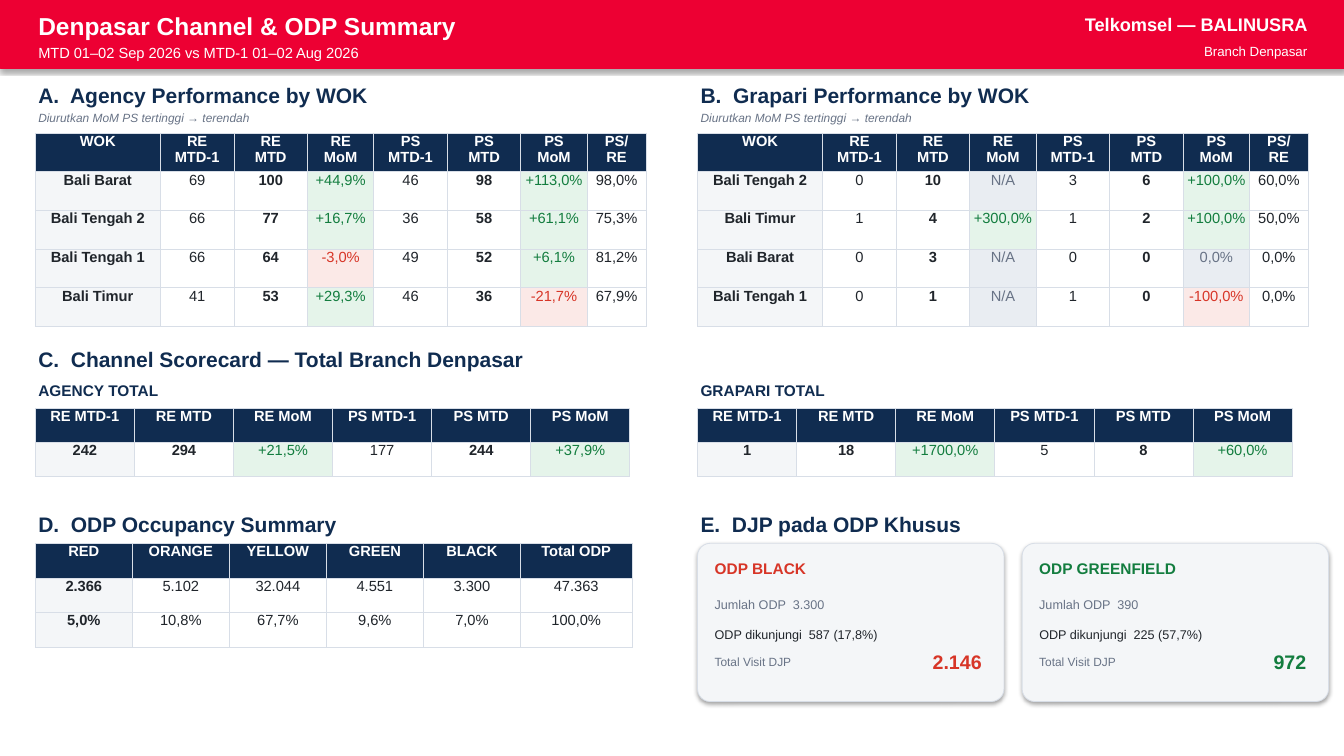
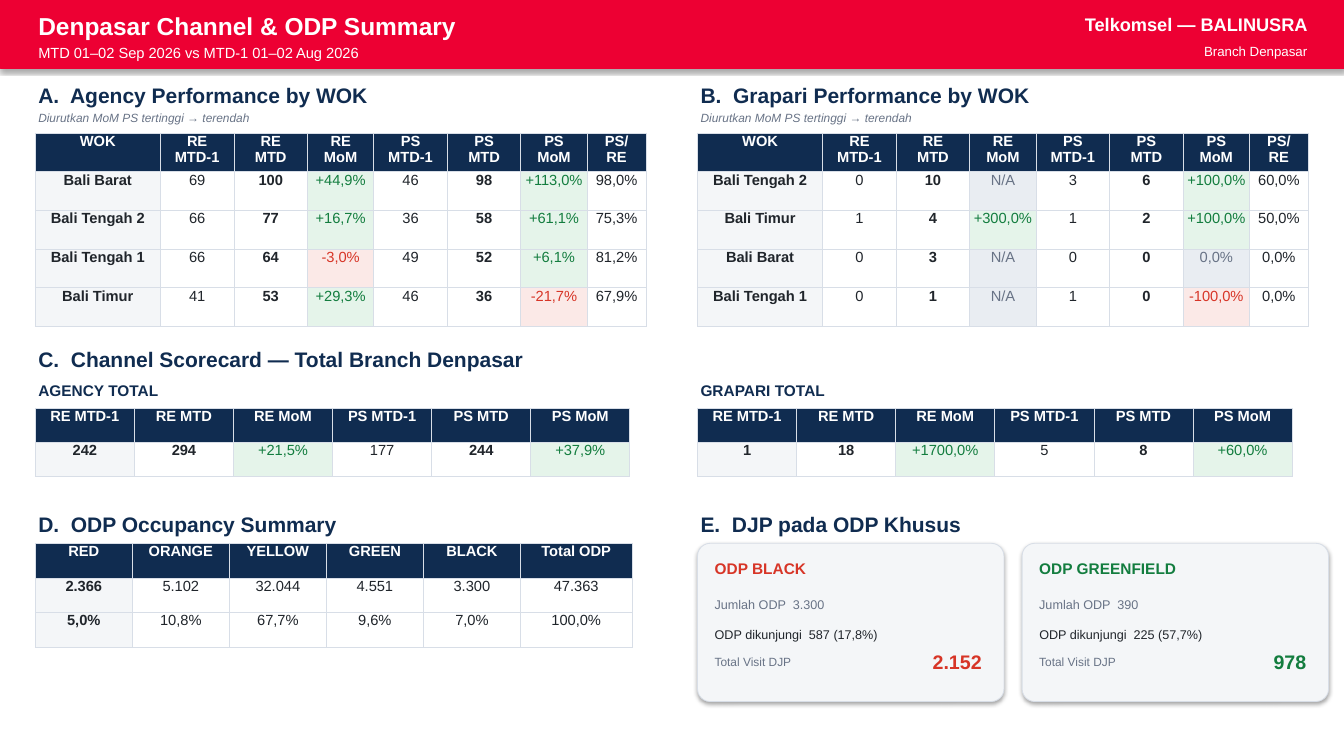
Before and after one commit to linktreehhbalnus-eng/wow_balnus, a slide deck: slide 3 of reports/BRANCH_DENPASAR_PERFORMANCE_SUMMARY_20260902_INARA.pptx. Drawn at 1344x756 pixels with LibreOffice and Linux fonts; fonts in the diff are those of the drawing. Boxes give left, top, right and bottom in pixels: in the first picture for what was removed or moved away, otherwise in the second. Text is boxed around its words. In the diff, an @@ line names an element or a change of style, - is before the commit and + after.

```diff
--- a/reports/BRANCH_DENPASAR_PERFORMANCE_SUMMARY_20260902_INARA.pptx
+++ b/reports/BRANCH_DENPASAR_PERFORMANCE_SUMMARY_20260902_INARA.pptx
@@ text at [933, 655, 982, 669]: text changed @@
-2.146
+2.152
@@ text at [1274, 655, 1307, 670]: text changed @@
-972
+978
```
Also in this commit, not shown: 2 other slides changed, 7 other files.
